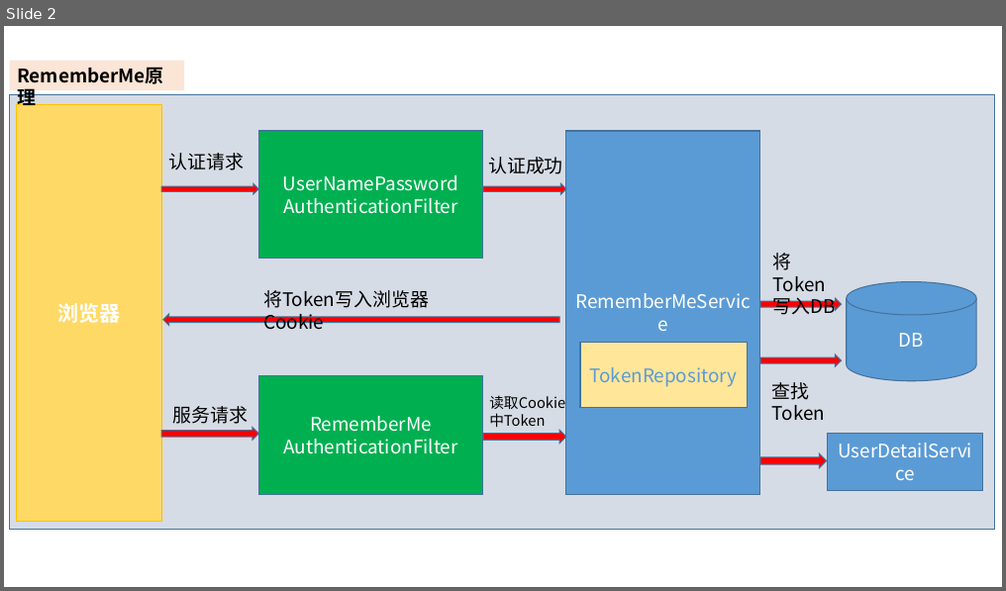
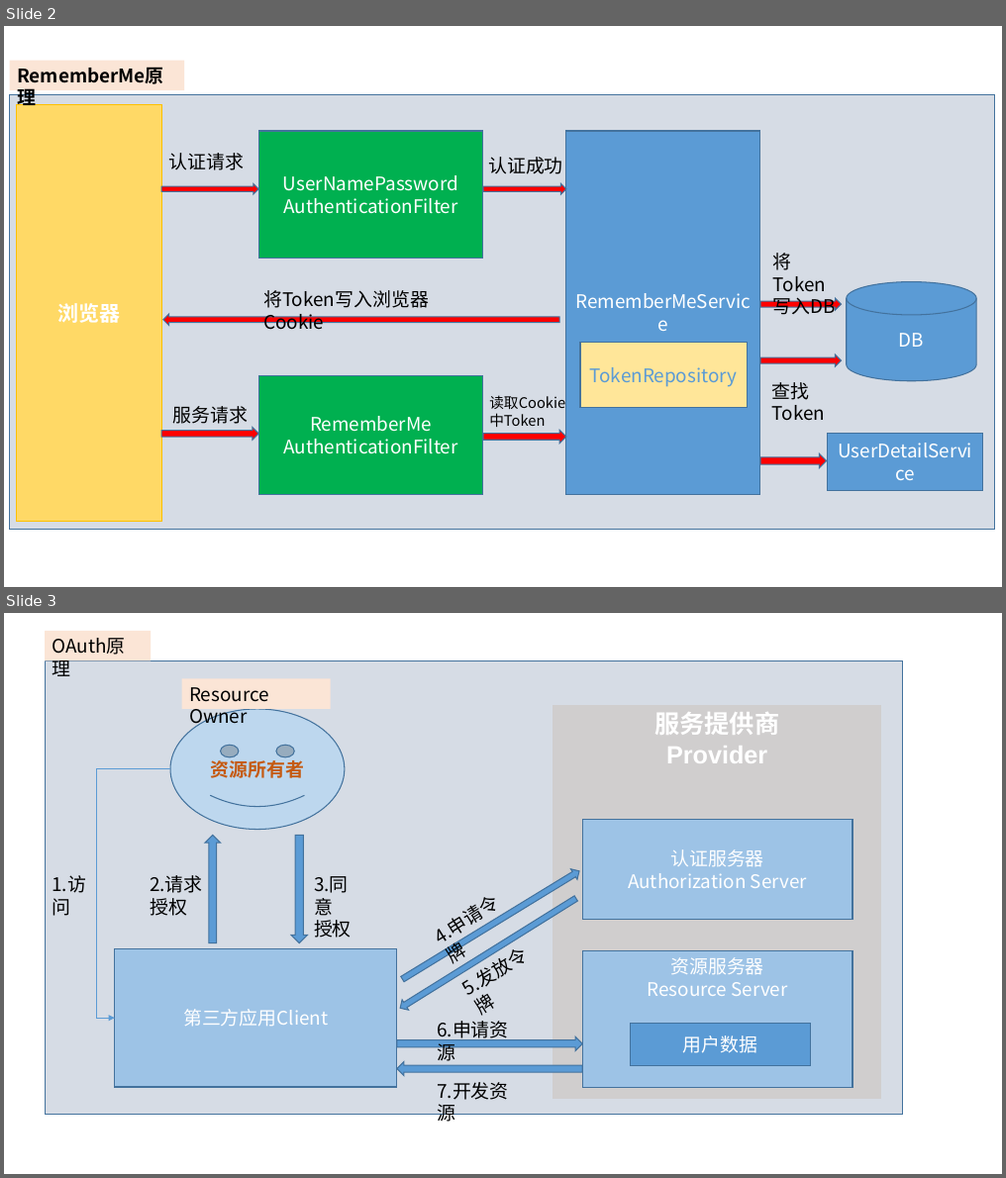
Before and after one commit to YuJhon/Rain-Security, a slide deck: PhotoHelper.pptx. Shown one above the other, each under a label of ours: slide 2 before the commit, slides 2 and 3 after it. The pictures are 1006x591 and 1006x1178 pixels, drawn with LibreOffice and Linux fonts; fonts in the diff are those of the drawing. Boxes give left, top, right and bottom in pixels: in the first picture for what was removed or moved away, otherwise in the second. Text is boxed around its words. In the diff, an @@ line names an element or a change of style, - is before the commit and + after.

```diff
--- a/PhotoHelper.pptx
+++ b/PhotoHelper.pptx
@@ slide 3 added at (4,613,1002,1174), background #FFFFFF @@
@@ rectangle added at (45,631,151,661), fill #FBE5D6, 18 pt, text #000000 @@
+OAuth原理
@@ rectangle added at (45,661,902,1115), fill #D6DCE5, outline #43739E 1 pt @@
@@ rectangle added at (182,679,331,709), fill #FBE5D6, 18 pt, text #000000 @@
+Resource Owner
@@ smiley face added at (170,709,345,830), fill #BDD7EE, outline #43739E 1 pt, 18 pt, text #C55A11, bold @@
+资源所有者
@@ rectangle added at (552,705,882,1100), fill #D0CECE, outline #D6DCE5 1 pt, 24 pt, text #FFFFFF, bold @@
+服务提供商
+Provider
@@ elbow arrow added from (170, 769) to (115, 1018), #5B9BD5 0.5 pt @@
@@ rectangle added at (583,820,853,920), fill #9DC3E6, outline #43739E 1 pt, 18 pt, text #FFFFFF @@
+认证服务器
+Authorization Server
@@ up arrow added at (205,836,221,944), fill #5B9BD5, outline #43739E 1 pt @@
@@ down arrow added at (291,836,308,944), fill #5B9BD5, outline #43739E 1 pt @@
@@ text added at (52,875,86,916), 18 pt, text #000000 @@
+1.访问
@@ text added at (150,875,203,916), 18 pt, text #000000 @@
+2.请求
+授权
@@ text added at (314,876,351,938), 18 pt, text #000000 @@
+3.同意
+授权
@@ right arrow added at (399,865,582,984), fill #5B9BD5, outline #43739E 1 pt @@
@@ right arrow added at (397,893,579,1014), fill #5B9BD5, outline #43739E 1 pt @@
@@ text added at (440,898,501,950), 18 pt, text #000000 @@
+4.申请令牌
@@ rectangle added at (115,950,397,1087), fill #9DC3E6, outline #43739E 1 pt, 18 pt, text #FFFFFF @@
+第三方应用Client
@@ rectangle added at (583,952,853,1087), fill #9DC3E6, outline #43739E 1 pt, 18 pt, text #FFFFFF @@
+资源服务器
+Resource Server
@@ text added at (468,969,497,1016), 18 pt, text #000000 @@
+5.发放令牌
@@ text added at (437,1021,508,1065), 18 pt, text #000000 @@
+6.申请资源
@@ rectangle added at (631,1023,810,1066), fill #5B9BD5, outline #43739E 1 pt, 18 pt, text #FFFFFF @@
+用户数据
@@ right arrow added at (397,1037,583,1051), fill #5B9BD5, outline #43739E 1 pt @@
@@ left arrow added at (397,1062,583,1075), fill #5B9BD5, outline #43739E 1 pt @@
@@ text added at (437,1082,508,1126), 18 pt, text #000000 @@
+7.开发资源
```
Also in this commit, not shown: 2 other slides added, 47 other files.
